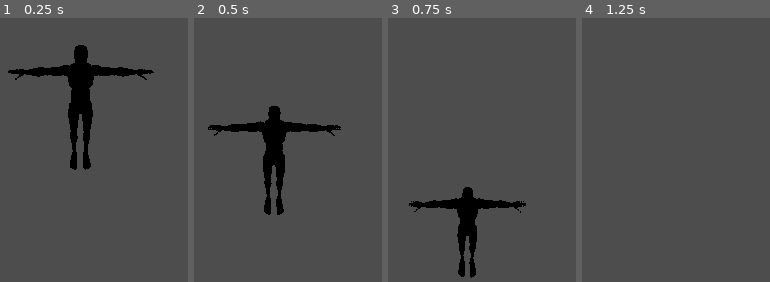
Above: before the commit, frames 1-4 (left to right).
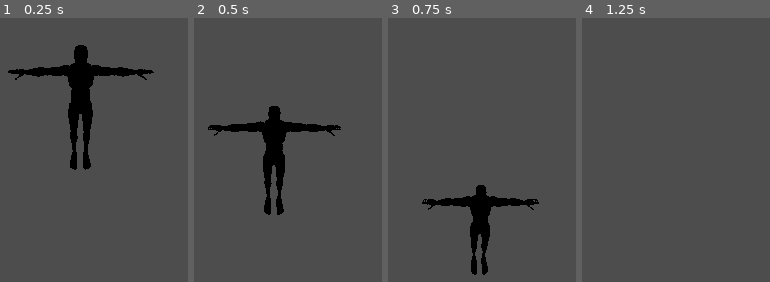
Above: after the commit, the same moments.

Repository: iriake/strata-project
Game: Godot game, scene res://scenes/player/node_3d.tscn
Two runs of this game, one before a commit and one after it. Both use one fixed random seed, a clock stepped at 60 frames per second and the inputs below. This scene is started directly instead of the project's main scene.
Inputs:
- Up to frame 1 (0.25 s): no input
- Up to frame 2 (0.5 s): no input
- Up to frame 3 (0.75 s): tap Enter (ui_accept) at 0.5 s; hold D (move_right) from 0.53 s (still down); tap W (move_front) at 0.6 s
- Up to frame 4 (1.25 s): keep holding D (move_right); tap Space (jump) at 0.77, 1.07 s; tap Enter (ui_accept) at 0.8 s

Frames 1-2 are identical in both runs. In frame 3, 4.0% of the frame differs, in the area x 11-81%, y 63-99%; in frame 4, nothing differs.
Error after the commit: Cannot call method 'play' on a null value. (res://autoloads/audio_manager.gd:10)

Commit message:
fix: readme and scripts

Diff:
--- a/autoloads/game_manager.gd
+++ b/autoloads/game_manager.gd
@@ -1,11 +1,9 @@
 extends Node
 
+var collectibles_collected: int = 0
+var collectibles_total: int = 0
 
-# Called when the node enters the scene tree for the first time.
-func _ready() -> void:
-	pass # Replace with function body.
-
-
-# Called every frame. 'delta' is the elapsed time since the previous frame.
-func _process(delta: float) -> void:
-	pass
+func collect() -> void:
+	collectibles_collected += 1
+	if collectibles_collected >= collectibles_total:
+		EventBus.level_completed.emit()
--- a/gameplay/collectible.gd
+++ b/gameplay/collectible.gd
@@ -7,6 +7,5 @@
 	var player = body as Player
 	if player:
 		monitoring = false
-		# TODO: notificar al GameManager o EventBus
-		# GameManager.collectibles += 1
+		GameManager.collect()
 		queue_free()
--- a/levels/level_1.tscn
+++ b/levels/level_1.tscn
@@ -1,3 +1,3 @@
 [gd_scene format=3 uid="uid://c4qc1r0xgkxha"]
 
-[node name="Level1" type="Node2D" unique_id=1548071112]
+[node name="Level1" type="Node3D" unique_id=1718511091]
--- a/levels/level_2.tscn
+++ b/levels/level_2.tscn
@@ -1,3 +1,3 @@
 [gd_scene format=3 uid="uid://cre8ectqc8laj"]
 
-[node name="Level2" type="Node2D" unique_id=191911695]
+[node name="Level2" type="Node3D" unique_id=923322736]
--- a/project.godot
+++ b/project.godot
@@ -21,6 +21,7 @@
 EventBus="*uid://dbt8u2xniwcic"
 GameManager="*uid://chukh6e6loin5"
 LevelManager="*uid://bp3luwqyl8b4h"
+AudioManager="*uid://dw5kfcwfdxjpj"
 
 [input]
 
--- a/scenes/player/player.gd
+++ b/scenes/player/player.gd
@@ -1,29 +1,35 @@
 class_name Player
 extends CharacterBody3D
 
+@export var speed: float = 5.0
+@export var jump_velocity: float = 4.5
+@export var acceleration: float = 10.0
 
-const SPEED = 5.0
-const JUMP_VELOCITY = 4.5
+@onready var animation_player: AnimationPlayer = $AnimationPlayer
+
+
+func _ready() -> void:
+	pass
 
 
 func _physics_process(delta: float) -> void:
-	# Add the gravity.
+	# Gravedad
 	if not is_on_floor():
 		velocity += get_gravity() * delta
 
-	# Handle jump.
-	if Input.is_action_just_pressed("ui_accept") and is_on_floor():
-		velocity.y = JUMP_VELOCITY
+	# Salto
+	if Input.is_action_just_pressed("jump") and is_on_floor():
+		velocity.y = jump_velocity
 
-	# Get the input direction and handle the movement/deceleration.
-	# As good practice, you should replace UI actions with custom gameplay actions.
-	var input_dir := Input.get_vector("ui_left", "ui_right", "ui_up", "ui_down")
+	# Movimiento
+	var input_dir := Input.get_vector("move_left", "move_right", "move_front", "move_back")
 	var direction := (transform.basis * Vector3(input_dir.x, 0, input_dir.y)).normalized()
+
 	if direction:
-		velocity.x = direction.x * SPEED
-		velocity.z = direction.z * SPEED
+		velocity.x = move_toward(velocity.x, direction.x * speed, acceleration * delta)
+		velocity.z = move_toward(velocity.z, direction.z * speed, acceleration * delta)
 	else:
-		velocity.x = move_toward(velocity.x, 0, SPEED)
-		velocity.z = move_toward(velocity.z, 0, SPEED)
+		velocity.x = move_toward(velocity.x, 0, acceleration * delta)
+		velocity.z = move_toward(velocity.z, 0, acceleration * delta)
 
 	move_and_slide()
--- a/scenes/player/player_movement.gd
+++ b/scenes/player/player_movement.gd
@@ -1,11 +1,33 @@
-extends Node
+# player_movement.gd
+# Constantes y lógica de movimiento separadas del player principal.
+# Player.gd llama a las funciones de este script si se decide modularizar.
+# Por ahora actúa como referencia de valores y helpers.
+
+const SPEED: float = 5.0
+const JUMP_VELOCITY: float = 4.5
+const ACCELERATION: float = 10.0
+const GRAVITY_MULTIPLIER: float = 1.0
 
 
-# Called when the node enters the scene tree for the first time.
-func _ready() -> void:
-	pass # Replace with function body.
+static func get_input_direction() -> Vector2:
+	return Input.get_vector("move_left", "move_right", "move_front", "move_back")
 
 
-# Called every frame. 'delta' is the elapsed time since the previous frame.
-func _process(delta: float) -> void:
-	pass
+static func get_world_direction(basis: Basis, input_dir: Vector2) -> Vector3:
+	return (basis * Vector3(input_dir.x, 0, input_dir.y)).normalized()
+
+
+static func apply_horizontal_movement(
+	velocity: Vector3,
+	direction: Vector3,
+	speed: float,
+	acceleration: float,
+	delta: float
+) -> Vector3:
+	if direction:
+		velocity.x = move_toward(velocity.x, direction.x * speed, acceleration * delta)
+		velocity.z = move_toward(velocity.z, direction.z * speed, acceleration * delta)
+	else:
+		velocity.x = move_toward(velocity.x, 0, acceleration * delta)
+		velocity.z = move_toward(velocity.z, 0, acceleration * delta)
+	return velocity
Not shown, changed: README.md
